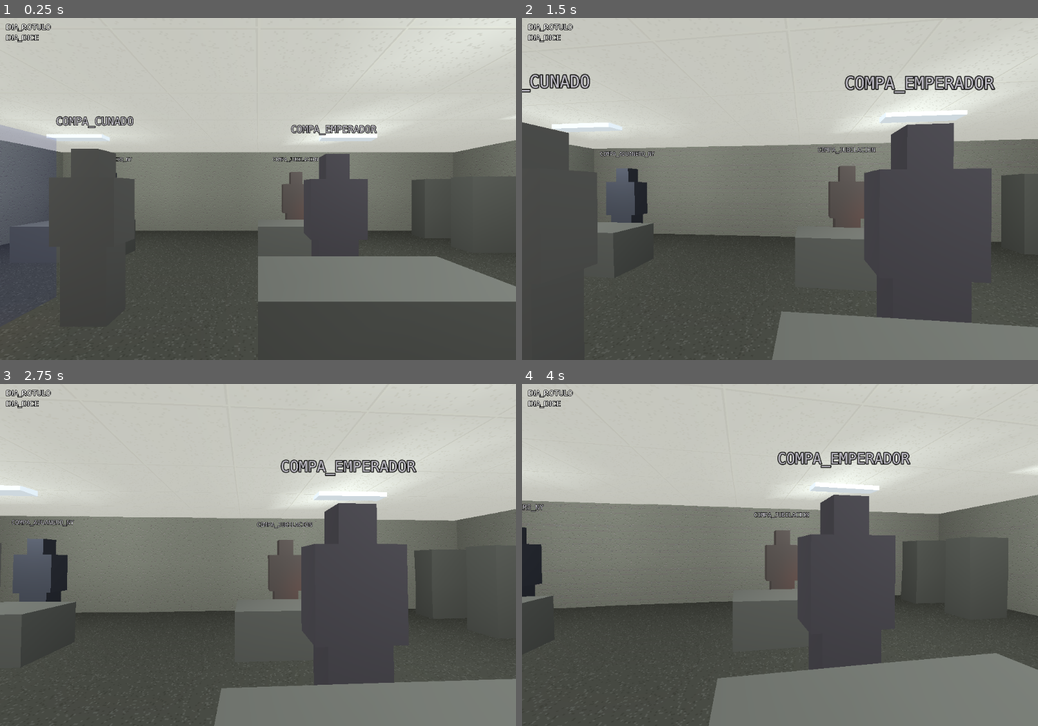
Above: before the commit, frames 1-4 (two rows, left to right).
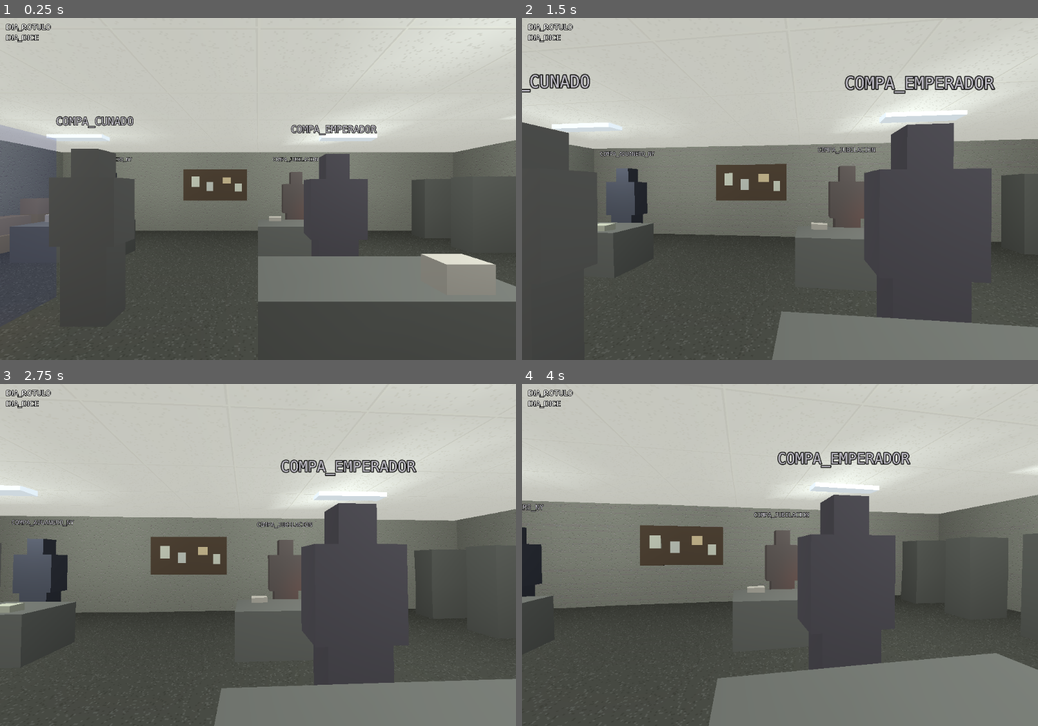
Above: after the commit, the same moments.

Repository: eGurucharri/expediente-legado
Game: Godot game, scene res://escenas/dia.tscn
Same seed, same stepped clock (60 frames per second), same inputs: the game is played once before the commit and once after it.
Inputs (mouse positions are in pixels of both pictures, inside the frame that each line leads up to):
- Up to frame 1 (0.25 s): no input
- Up to frame 2 (1.5 s): tap Enter at 0.5 s; move the mouse to (805, 189) at 0.52 s; hold Up (ui_up) from 0.53 s (still down); tap Space at 1.25 s; move the mouse to (754, 189) at 1.27 s
- Up to frame 3 (2.75 s): keep holding Up (ui_up); tap Enter at 2 s; move the mouse to (268, 548) at 2.02 s
- Up to frame 4 (4 s): keep holding Up (ui_up); tap Space at 2.75 s; move the mouse to (774, 561) at 2.77 s; tap Enter at 3.5 s; move the mouse to (816, 558) at 3.52 s

The runs differ from the first frame. In frame 1, 1.7% of the frame differs, in the area x 0-97%, y 44-77%; in frame 2, 1.5%; in frame 3, 1.7%; in frame 4, 2.4%, in the area x 22-100%, y 41-69%.

Commit message:
feat(oficina): llenar el archivo — papel, cajas, tablón, ventana y café
Cierra #126. La planta 4 se andaba en cuatro segundos y no había nada que
mirar: cuatro mesas y dos archivadores.

Ahora hay **papel**, que es de lo que va el sitio: torres sobre cada puesto,
cajas de archivo apiladas contra el muro y una pila en el suelo que lleva ahí
desde antes que tú. Seis archivadores en vez de dos —con dos, eso es un
despacho—, la máquina de café junto a la puerta, y el ordenador de tu puesto.

**La ventana** es lo que más cambia: hasta ahora la única pista de que es tarde
llegaba después, en la calle. El cristal va emisivo y en azul de noche, porque
desde dentro y con la luz encendida una ventana de noche es una superficie que
se ve, no un agujero negro.

**El tablón de anuncios lleva papeles a los que no se les lee la letra**, y eso
es deliberado: uno con un aviso escrito afirmaría algo que nadie ha decidido;
así dice «aquí hay avisos» sin mentir. La pantalla del ordenador va por lo
mismo encendida y sin nada legible — el dato está en el expediente que se abre
al sentarse, no pintado en una caja. Es la regla de las paredes del sueño
aplicada al sitio donde más fácil sería saltársela.

Del motor, dos cosas: un bulto puede ir emisivo (una pantalla, un piloto — que
se ve encendido pero no alumbra, porque lo que alumbra es una luz), y las
ventanas son su propia declaración y no un bulto con otro color.

Verificado: 375 pruebas y el archivo capturado desde los dos lados.

Co-Authored-By: Claude Opus 5 <noreply@anthropic.com>

Diff:
--- a/godot/guion/espacio_3d.gd
+++ b/godot/guion/espacio_3d.gd
@@ -54,8 +54,21 @@
 			espacio.get("textura_muro", ""))
 
 	for bulto in espacio.get("bultos", []):
-		_caja(raiz, bulto["pos"], bulto["tam"], bulto.get("color", Color(0.45, 0.44, 0.42)),
-			bulto.get("textura", ""))
+		var pieza := _caja(raiz, bulto["pos"], bulto["tam"],
+			bulto.get("color", Color(0.45, 0.44, 0.42)), bulto.get("textura", ""))
+		# Un bulto que se enciende: la pantalla de un ordenador, un piloto. No
+		# ilumina nada, solo se ve encendido — lo que alumbra es una luz.
+		if bulto.get("emisivo", false):
+			_emisivo(pieza, bulto.get("color", Color(0.45, 0.44, 0.42)))
+
+	# Una ventana no es un bulto con otro color: no se atraviesa pero se ve a
+	# través, y de noche lo que se ve es que fuera está oscuro. Va emisiva
+	# porque desde dentro, con la luz encendida, un cristal de noche es una
+	# superficie que se ve y no un agujero negro.
+	for ventana in espacio.get("ventanas", []):
+		var cristal := _caja(raiz, ventana["pos"], ventana["tam"],
+			ventana.get("color", Color(0.09, 0.11, 0.20)))
+		_emisivo(cristal, ventana.get("color", Color(0.09, 0.11, 0.20)))
 
 	# Las figuras y los carteles son del sueño (#87), pero este módulo sigue sin
 	# saberlo: aquí solo hay una silueta en un sitio y un texto contra un muro.
--- a/godot/guion/espacios_catalogo.gd
+++ b/godot/guion/espacios_catalogo.gd
@@ -30,11 +30,78 @@
 		{"pos": Vector3(-4, 0.37, 1), "tam": Vector3(2.0, 0.75, 1.0)},
 		{"pos": Vector3(1, 0.37, -2), "tam": Vector3(2.0, 0.75, 1.0)},
 		{"pos": Vector3(1, 0.37, 1), "tam": Vector3(2.0, 0.75, 1.0)},
-		# Archivadores contra el muro del fondo.
+		# Archivadores contra el muro del fondo. Son seis y no dos: un archivo
+		# con dos archivadores es un despacho.
 		{"pos": Vector3(5.5, 0.9, -4), "tam": Vector3(1.0, 1.8, 0.6),
 			"color": Color(0.40, 0.39, 0.36)},
 		{"pos": Vector3(5.5, 0.9, -2.5), "tam": Vector3(1.0, 1.8, 0.6),
 			"color": Color(0.40, 0.39, 0.36)},
+		{"pos": Vector3(5.5, 0.9, -1.0), "tam": Vector3(1.0, 1.8, 0.6),
+			"color": Color(0.40, 0.39, 0.36)},
+		{"pos": Vector3(5.5, 0.9, 0.5), "tam": Vector3(1.0, 1.8, 0.6),
+			"color": Color(0.38, 0.37, 0.35)},
+		{"pos": Vector3(5.5, 0.9, 2.0), "tam": Vector3(1.0, 1.8, 0.6),
+			"color": Color(0.40, 0.39, 0.36)},
+		{"pos": Vector3(5.5, 0.9, 3.5), "tam": Vector3(1.0, 1.8, 0.6),
+			"color": Color(0.38, 0.37, 0.35)},
+
+		# Papel. Un archivo con las mesas despejadas no es un archivo: hay
+		# torres encima de cada puesto, cajas contra la pared y una pila en el
+		# suelo que lleva ahí desde antes que tú.
+		{"pos": Vector3(-4.7, 0.83, -2.2), "tam": Vector3(0.32, 0.16, 0.24),
+			"color": Color(0.80, 0.78, 0.70)},
+		{"pos": Vector3(-3.4, 0.80, -1.7), "tam": Vector3(0.30, 0.10, 0.22),
+			"color": Color(0.78, 0.76, 0.68)},
+		{"pos": Vector3(1.5, 0.86, 1.3), "tam": Vector3(0.34, 0.22, 0.26),
+			"color": Color(0.80, 0.78, 0.70)},
+		{"pos": Vector3(0.4, 0.79, -2.3), "tam": Vector3(0.30, 0.09, 0.22),
+			"color": Color(0.76, 0.74, 0.66)},
+		# Cajas de archivo apiladas contra el muro de la izquierda.
+		{"pos": Vector3(-6.2, 0.20, -3.4), "tam": Vector3(0.5, 0.40, 0.7),
+			"color": Color(0.62, 0.56, 0.44)},
+		{"pos": Vector3(-6.2, 0.61, -3.4), "tam": Vector3(0.5, 0.40, 0.7),
+			"color": Color(0.60, 0.54, 0.42)},
+		{"pos": Vector3(-6.2, 1.02, -3.4), "tam": Vector3(0.5, 0.40, 0.7),
+			"color": Color(0.62, 0.56, 0.44)},
+		{"pos": Vector3(-6.2, 0.20, -2.5), "tam": Vector3(0.5, 0.40, 0.7),
+			"color": Color(0.60, 0.54, 0.42)},
+		{"pos": Vector3(-6.2, 0.61, -2.5), "tam": Vector3(0.5, 0.40, 0.7),
+			"color": Color(0.62, 0.56, 0.44)},
+		# La pila del suelo, la que nadie va a mirar nunca.
+		{"pos": Vector3(3.6, 0.14, 4.2), "tam": Vector3(0.42, 0.28, 0.30),
+			"color": Color(0.74, 0.72, 0.64)},
+		{"pos": Vector3(4.1, 0.10, 4.3), "tam": Vector3(0.40, 0.20, 0.30),
+			"color": Color(0.72, 0.70, 0.62)},
+
+		# La máquina de café, junto a la puerta. En una oficina, el sitio donde
+		# se cuentan las cosas.
+		{"pos": Vector3(-6.0, 0.75, 4.2), "tam": Vector3(0.7, 1.5, 0.7),
+			"color": Color(0.34, 0.33, 0.36)},
+		{"pos": Vector3(-5.6, 0.95, 4.2), "tam": Vector3(0.12, 0.35, 0.5),
+			"color": Color(0.22, 0.21, 0.24)},
+
+		# El tablón de anuncios: papeles de los que no se lee la letra. Uno con
+		# un aviso escrito afirmaría algo que nadie ha decidido; así dice «aquí
+		# hay avisos» sin mentir. Es la regla de las paredes del sueño.
+		{"pos": Vector3(-1.5, 1.65, -4.85), "tam": Vector3(2.2, 1.1, 0.06),
+			"color": Color(0.36, 0.30, 0.24)},
+		{"pos": Vector3(-2.2, 1.75, -4.80), "tam": Vector3(0.28, 0.38, 0.02),
+			"color": Color(0.86, 0.85, 0.78)},
+		{"pos": Vector3(-1.7, 1.60, -4.80), "tam": Vector3(0.24, 0.32, 0.02),
+			"color": Color(0.84, 0.83, 0.76)},
+		{"pos": Vector3(-1.1, 1.80, -4.80), "tam": Vector3(0.30, 0.24, 0.02),
+			"color": Color(0.88, 0.80, 0.62)},
+		{"pos": Vector3(-0.7, 1.55, -4.80), "tam": Vector3(0.22, 0.30, 0.02),
+			"color": Color(0.86, 0.85, 0.78)},
+
+		# El ordenador de su puesto: encendido y sin nada legible hasta que se
+		# sienta. Una pantalla con datos afirmaría una lectura que no existe.
+		{"pos": Vector3(-4.0, 0.98, 1.35), "tam": Vector3(0.42, 0.36, 0.36),
+			"color": Color(0.74, 0.72, 0.66)},
+		{"pos": Vector3(-4.0, 0.98, 1.16), "tam": Vector3(0.34, 0.26, 0.02),
+			"color": Color(0.30, 0.42, 0.34), "emisivo": true},
+		{"pos": Vector3(-4.0, 0.78, 0.85), "tam": Vector3(0.44, 0.04, 0.16),
+			"color": Color(0.72, 0.70, 0.64)},
 	],
 	# La luz del archivo es de fluorescente: fría, plana y de más, que es lo
 	# que hace que a las tres de la tarde no se sepa qué hora es.
@@ -52,6 +119,16 @@
 	# Dónde se sienta cada cual. Su puesto es el de (-4, 1): ese no se ocupa.
 	# El primero de la lista es el del cuñado, que está de pie al lado de su
 	# mesa porque el cuñado nunca está en la suya.
+	# La ventana. Es lo que le da hora al archivo: hasta ahora la única pista de
+	# que es tarde llegaba después, en la calle. El cristal va emisivo y en el
+	# azul de la noche — desde dentro, una ventana de noche es una superficie
+	# que se ve, no un agujero.
+	"ventanas": [
+		{"pos": Vector3(-1.5, 1.75, 4.9), "tam": Vector3(3.2, 1.5, 0.08),
+			"color": Color(0.09, 0.11, 0.20)},
+		{"pos": Vector3(2.6, 1.75, 4.9), "tam": Vector3(3.2, 1.5, 0.08),
+			"color": Color(0.09, 0.11, 0.20)},
+	],
 	"sitios_companeros": [
 		# El cuñado, de pie al lado de su mesa. Apartado del punto de entrada:
 		# puesto encima, te saludaba antes de que hubieras dado un paso.
